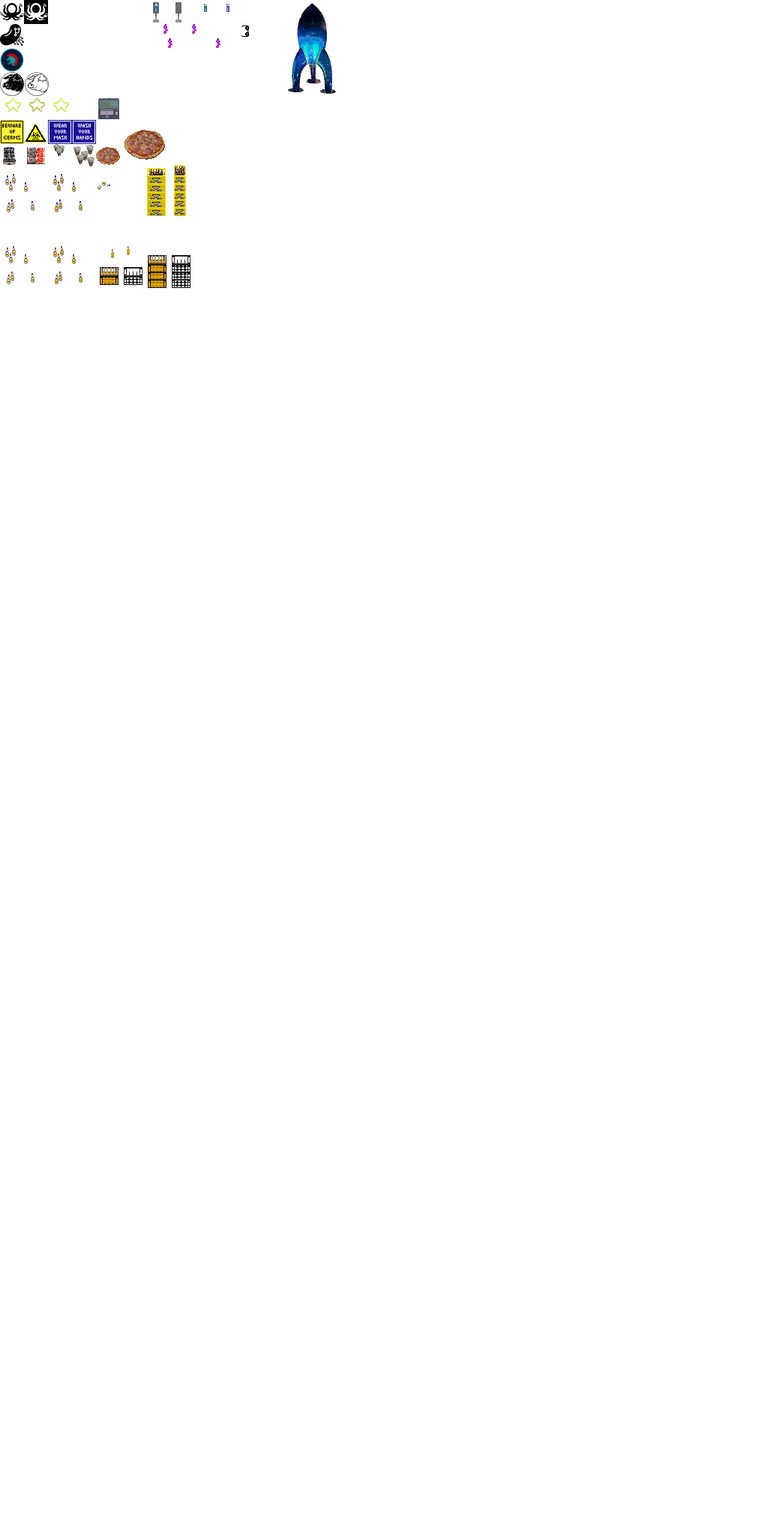
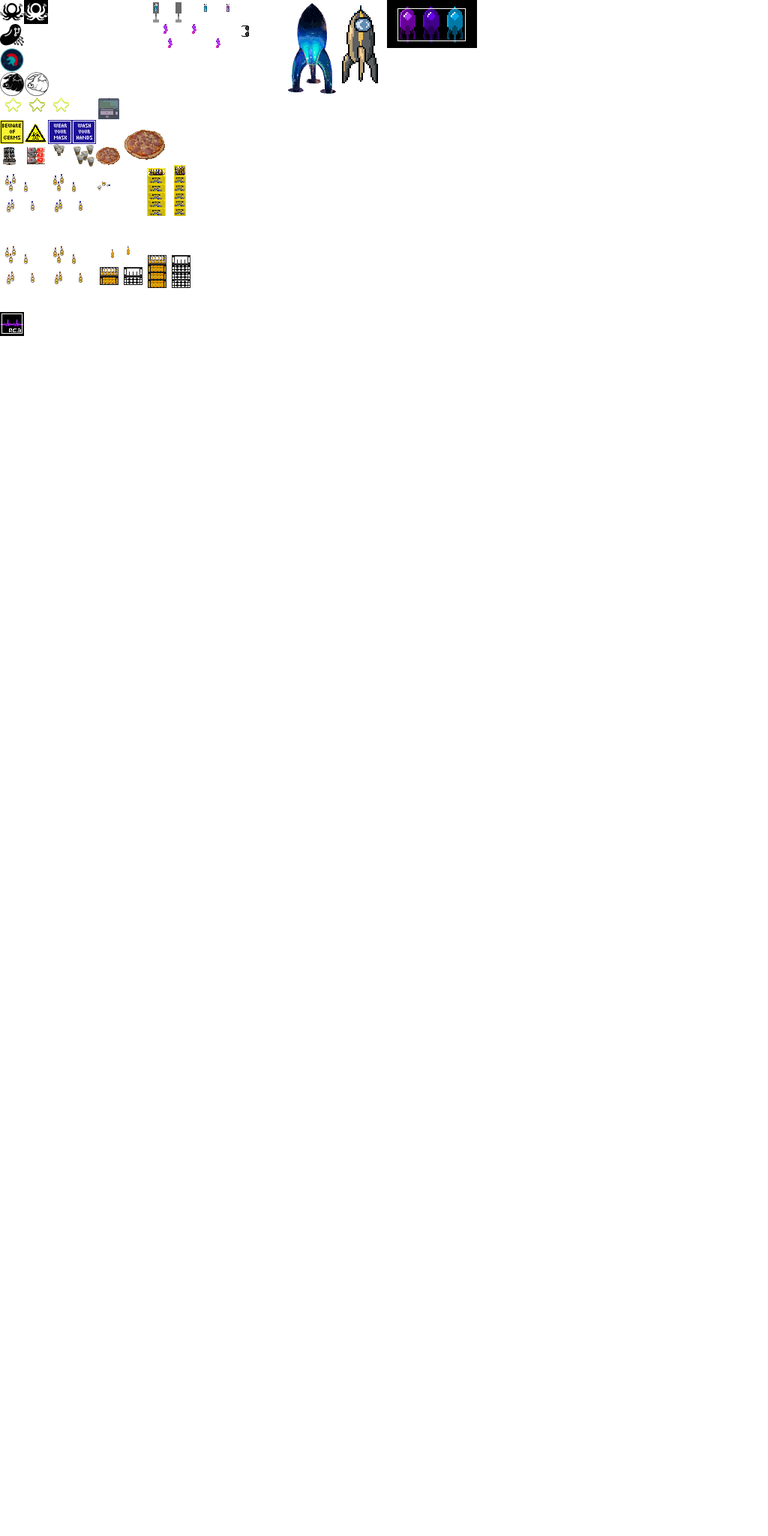
Two versions of the same layered image (768x1536). Layer-by-layer changes:
added layer "fairydust_pixel_flag.kra" above "logo_wave_rc3.kra" over [386, 0, 477, 48]
added layer "logo_wave_rc3.kra" above "fairydust_pixel.kra" over [0, 311, 24, 336]
added layer "fairydust_pixel.kra" above "coffee.kra" over [341, 0, 408, 84]
